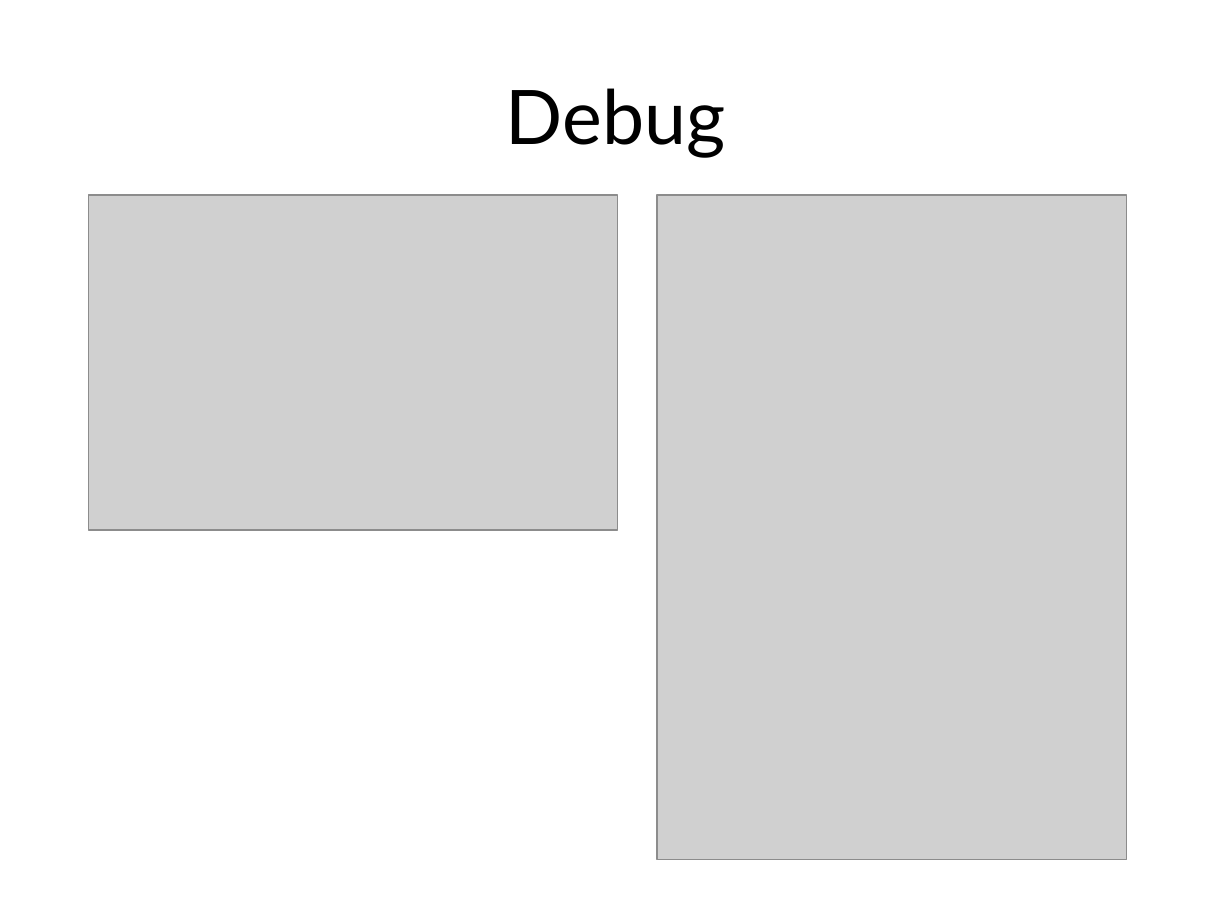
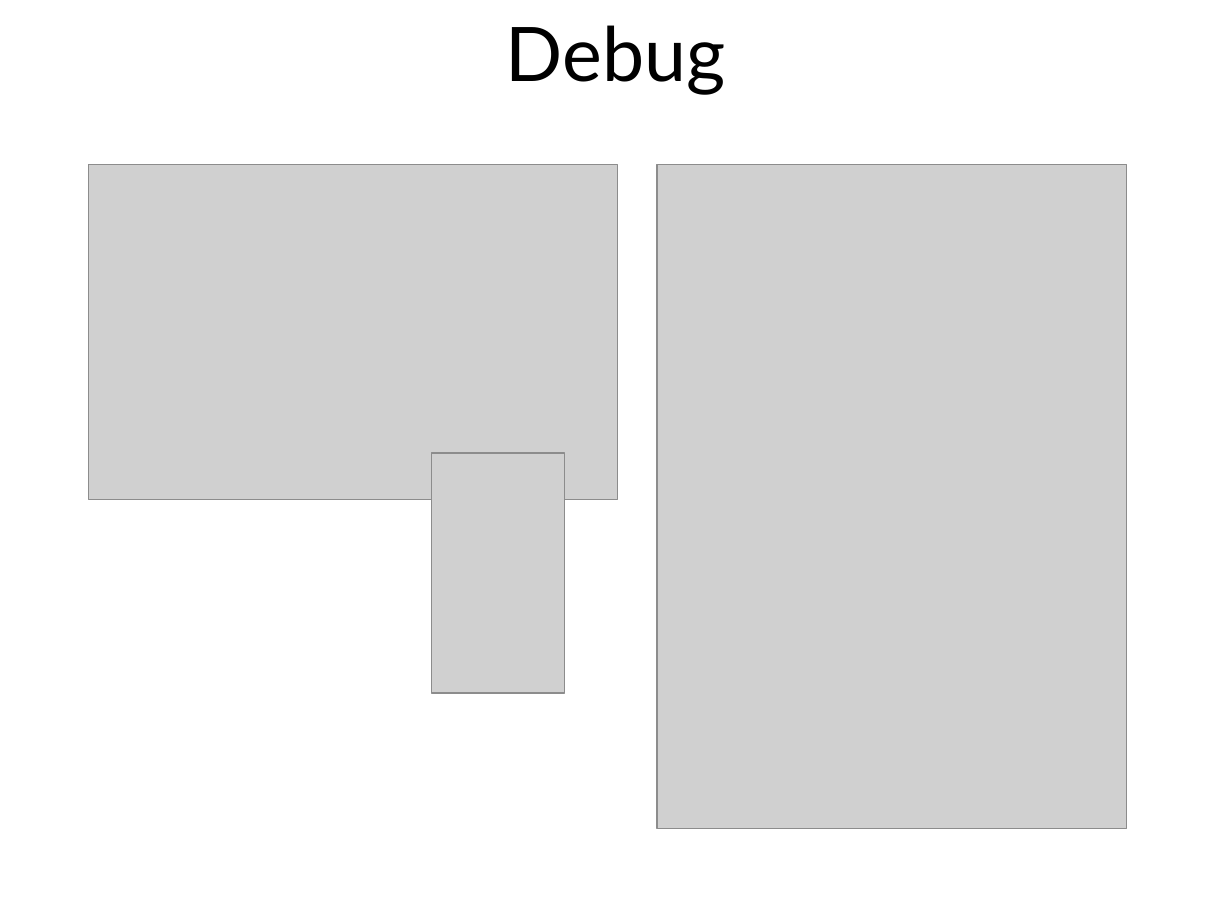
Before and after one commit to msuarz/portfolio, a slide deck: slide 11 of agile2011/presentation.pptx. Drawn at 1232x924 pixels with LibreOffice and Linux fonts; fonts in the diff are those of the drawing; grey boxes stand for pictures; background and template pictures are left out. Boxes give left, top, right and bottom in pixels: in the first picture for what was removed or moved away, otherwise in the second. Text is boxed around its words. In the diff, an @@ line names an element or a change of style, - is before the commit and + after.

```diff
--- a/agile2011/presentation.pptx
+++ b/agile2011/presentation.pptx
@@ title "Debug": place and size @@
-title "Debug" at (506,88,726,157)
+title "Debug" at (506,25,726,95)
@@ picture: place and size @@
-picture at (89,195,617,530)
+picture at (89,164,617,499)
@@ picture: place and size @@
-picture at (657,195,1126,859)
+picture at (657,164,1126,828)
@@ picture added at (431,453,564,694) @@
```
Also in this commit, not shown: 19 other slides changed, 4 slides added, 3 slides removed, 5 other files.
